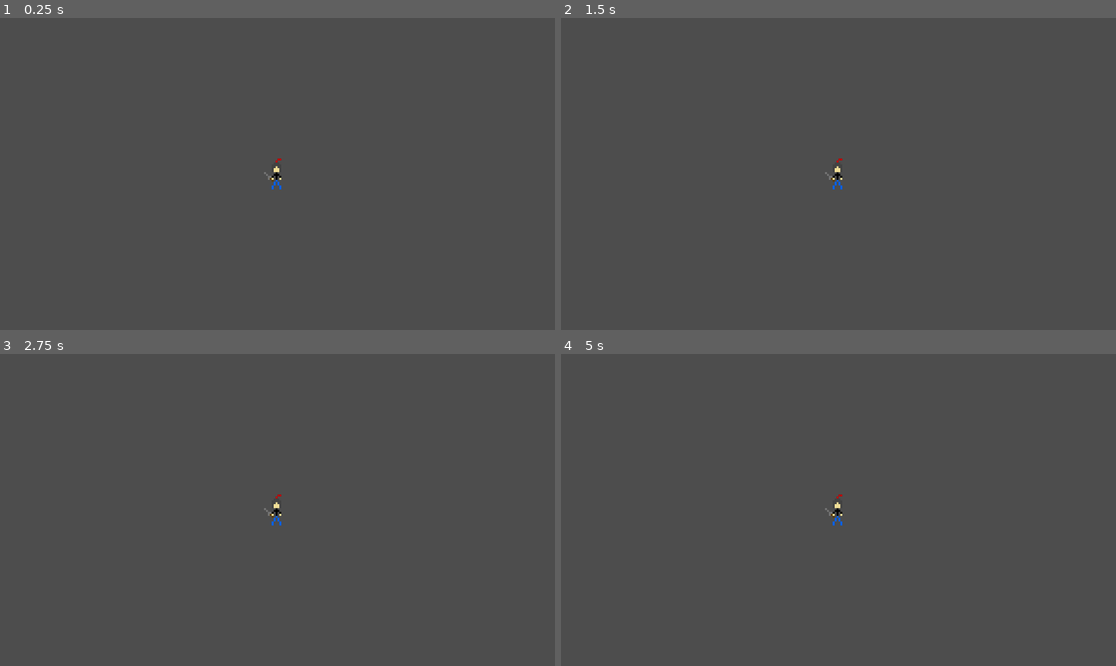
Above: before the commit, frames 1-4 (two rows, left to right).
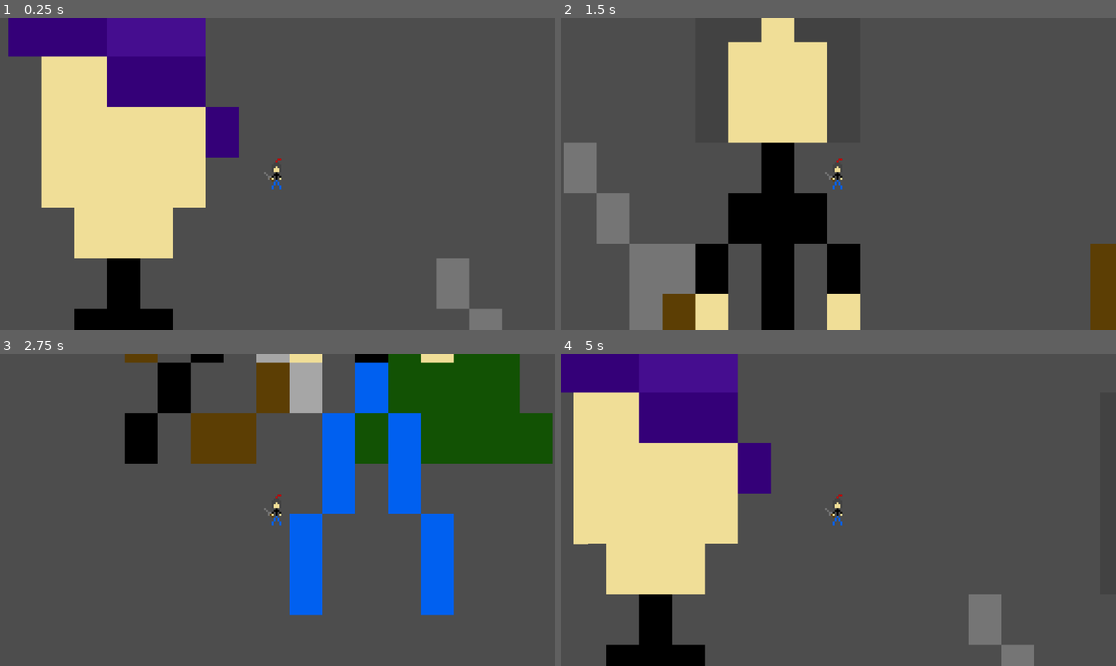
Above: after the commit, the same moments.

Repository: Jovan-04/evan-colin-game
Game: Godot game, scene res://game.tscn
The game is run twice, just before and just after one commit, with the same random seed, the same clock (stepped at 60 frames per second) and the same inputs.
Inputs:
- Up to frame 1 (0.25 s): no input
- Up to frame 2 (1.5 s): tap Enter at 0.5 s; hold D (move_right, bound only after the commit) 0.53-1.28 s; hold S (move_down, bound only after the commit) from 1.28 s (still down)
- Up to frame 3 (2.75 s): release S (move_down, bound only after the commit) at 2.03 s; hold D (move_right, bound only after the commit) from 2.03 s (still down)
- Up to frame 4 (5 s): release D (move_right, bound only after the commit) at 2.78 s; hold W (move_up, bound only after the commit) 2.78-3.53 s; hold A (move_left, bound only after the commit) from 3.53 s (still down)

The runs differ from the first frame. In frame 1, 26% of the frame differs, in the area x 1-91%, y 0-100%; in frame 2, 22%; in frame 3, 25%; in frame 4, 26%.

Commit message:
added movement & temp. background

Diff:
--- /dev/null
+++ b/Player/player.gd
@@ -0,0 +1,23 @@
+extends CharacterBody2D
+
+
+const SPEED = 300.0
+const JUMP_VELOCITY = -400.0
+
+
+func _physics_process(delta: float) -> void:
+
+
+	# Get the input direction and handle the movement/deceleration.
+	# As good practice, you should replace UI actions with custom gameplay actions.
+	var direction_x := Input.get_axis("move_left", "move_right")
+	if direction_x:
+		velocity.x = direction_x * SPEED
+	else:
+		velocity.x = move_toward(velocity.x, 0, SPEED)
+	var direction_y := Input.get_axis("move_up", "move_down")
+	if direction_y:
+		velocity.y = direction_y * SPEED
+	else:
+		velocity.y = move_toward(velocity.y, 0, SPEED)
+	move_and_slide()
--- a/Player/player.tscn
+++ b/Player/player.tscn
@@ -1,6 +1,7 @@
-[gd_scene load_steps=5 format=3 uid="uid://dtbprxe8mkerf"]
+[gd_scene load_steps=6 format=3 uid="uid://dtbprxe8mkerf"]
 
 [ext_resource type="Texture2D" uid="uid://ipdm5gdnwd7q" path="res://Player/player-sprites.png" id="1_tr0ce"]
+[ext_resource type="Script" path="res://Player/player.gd" id="1_yua6o"]
 
 [sub_resource type="AtlasTexture" id="AtlasTexture_ov5iy"]
 atlas = ExtResource("1_tr0ce")
@@ -21,6 +22,7 @@
 radius = 8.0
 
 [node name="Player" type="CharacterBody2D"]
+script = ExtResource("1_yua6o")
 
 [node name="AnimatedSprite2D" type="AnimatedSprite2D" parent="."]
 sprite_frames = SubResource("SpriteFrames_g8edh")
--- a/game.tscn
+++ b/game.tscn
@@ -1,11 +1,18 @@
-[gd_scene load_steps=2 format=3 uid="uid://d3850043hdu0p"]
+[gd_scene load_steps=3 format=3 uid="uid://d3850043hdu0p"]
 
 [ext_resource type="PackedScene" uid="uid://dtbprxe8mkerf" path="res://Player/player.tscn" id="1_ynrhd"]
+[ext_resource type="Texture2D" uid="uid://ipdm5gdnwd7q" path="res://Player/player-sprites.png" id="2_yjr2m"]
 
 [node name="Game" type="Node2D"]
 
 [node name="Player" parent="." instance=ExtResource("1_ynrhd")]
+z_index = 1
 position = Vector2(206, 133)
 
 [node name="Camera2D" type="Camera2D" parent="Player"]
 zoom = Vector2(4, 4)
+
+[node name="Player-sprites" type="Sprite2D" parent="."]
+position = Vector2(408, 203)
+scale = Vector2(17.0833, 26.1875)
+texture = ExtResource("2_yjr2m")
--- a/project.godot
+++ b/project.godot
@@ -15,6 +15,33 @@
 config/features=PackedStringArray("4.3", "Forward Plus")
 config/icon="res://icon.svg"
 
+[input]
+
+move_up={
+"deadzone": 0.5,
+"events": [Object(InputEventKey,"resource_local_to_scene":false,"resource_name":"","device":-1,"window_id":0,"alt_pressed":false,"shift_pressed":false,"ctrl_pressed":false,"meta_pressed":false,"pressed":false,"keycode":0,"physical_keycode":87,"key_label":0,"unicode":119,"location":0,"echo":false,"script":null)
+, Object(InputEventKey,"resource_local_to_scene":false,"resource_name":"","device":-1,"window_id":0,"alt_pressed":false,"shift_pressed":false,"ctrl_pressed":false,"meta_pressed":false,"pressed":false,"keycode":0,"physical_keycode":4194320,"key_label":0,"unicode":0,"location":0,"echo":false,"script":null)
+]
+}
+move_down={
+"deadzone": 0.5,
+"events": [Object(InputEventKey,"resource_local_to_scene":false,"resource_name":"","device":-1,"window_id":0,"alt_pressed":false,"shift_pressed":false,"ctrl_pressed":false,"meta_pressed":false,"pressed":false,"keycode":0,"physical_keycode":83,"key_label":0,"unicode":115,"location":0,"echo":false,"script":null)
+, Object(InputEventKey,"resource_local_to_scene":false,"resource_name":"","device":-1,"window_id":0,"alt_pressed":false,"shift_pressed":false,"ctrl_pressed":false,"meta_pressed":false,"pressed":false,"keycode":0,"physical_keycode":4194322,"key_label":0,"unicode":0,"location":0,"echo":false,"script":null)
+]
+}
+move_left={
+"deadzone": 0.5,
+"events": [Object(InputEventKey,"resource_local_to_scene":false,"resource_name":"","device":-1,"window_id":0,"alt_pressed":false,"shift_pressed":false,"ctrl_pressed":false,"meta_pressed":false,"pressed":false,"keycode":0,"physical_keycode":65,"key_label":0,"unicode":97,"location":0,"echo":false,"script":null)
+, Object(InputEventKey,"resource_local_to_scene":false,"resource_name":"","device":-1,"window_id":0,"alt_pressed":false,"shift_pressed":false,"ctrl_pressed":false,"meta_pressed":false,"pressed":false,"keycode":0,"physical_keycode":4194319,"key_label":0,"unicode":0,"location":0,"echo":false,"script":null)
+]
+}
+move_right={
+"deadzone": 0.5,
+"events": [Object(InputEventKey,"resource_local_to_scene":false,"resource_name":"","device":-1,"window_id":0,"alt_pressed":false,"shift_pressed":false,"ctrl_pressed":false,"meta_pressed":false,"pressed":false,"keycode":0,"physical_keycode":68,"key_label":0,"unicode":100,"location":0,"echo":false,"script":null)
+, Object(InputEventKey,"resource_local_to_scene":false,"resource_name":"","device":-1,"window_id":0,"alt_pressed":false,"shift_pressed":false,"ctrl_pressed":false,"meta_pressed":false,"pressed":false,"keycode":0,"physical_keycode":4194321,"key_label":0,"unicode":0,"location":0,"echo":false,"script":null)
+]
+}
+
 [rendering]
 
 textures/canvas_textures/default_texture_filter=0
